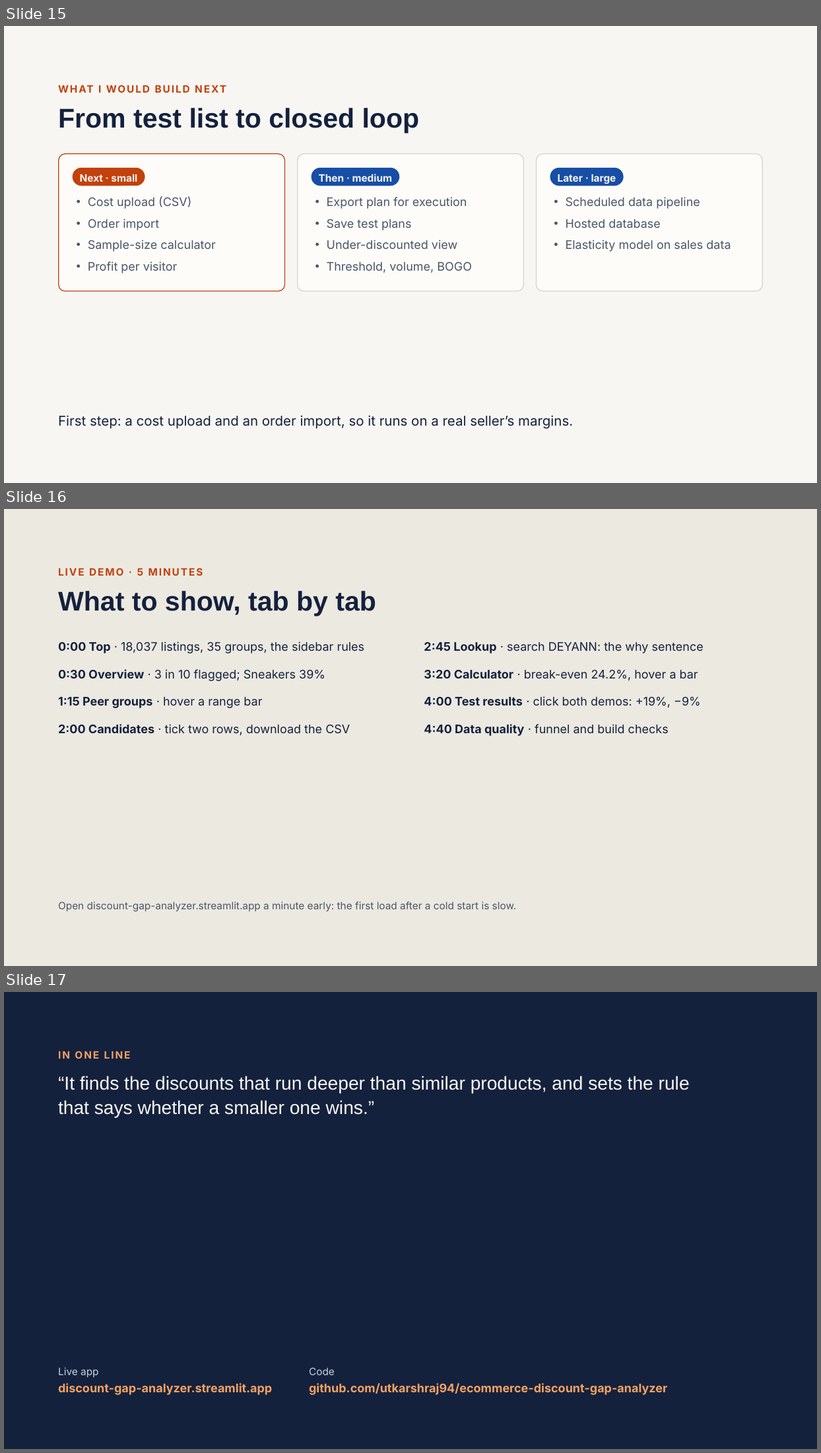
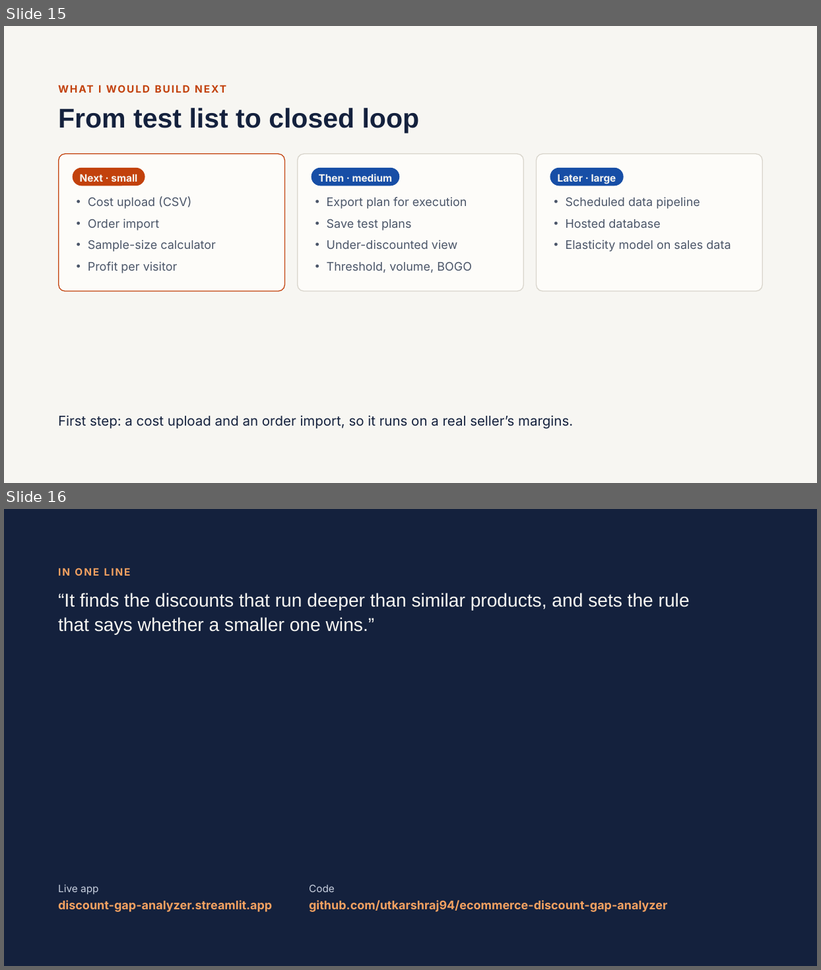
Before and after one commit to utkarshraj94/utkarsh-raj-portfolio, a slide deck: reports/Discount_Gap_Analyzer_Deck.pptx. Shown one above the other, each under a label of ours: slides 15, 16 and 17 before the commit, slides 15 and 16 after it. The pictures are 821x1453 and 821x970 pixels, drawn with LibreOffice and Linux fonts; fonts in the diff are those of the drawing. Boxes give left, top, right and bottom in pixels: in the first picture for what was removed or moved away, otherwise in the second. Text is boxed around its words. In the diff, an @@ line names an element or a change of style, - is before the commit and + after.

Commit message:
Update Discount Gap Analyzer deck

```diff
--- a/reports/Discount_Gap_Analyzer_Deck.pptx
+++ b/reports/Discount_Gap_Analyzer_Deck.pptx
@@ slide 16 removed at (x1=4, y1=509, x2=817, y2=966), background #ECE9E1 @@
@@ text removed at (x1=58, y1=568, x2=203, y2=576) @@
-LIVE DEMO · 5 MINUTES
@@ title removed at (x1=58, y1=591, x2=376, y2=616) @@
-What to show, tab by tab
@@ text removed at (x1=58, y1=642, x2=365, y2=654) @@
-0:00 Top · 18,037 listings, 35 groups, the sidebar rules
@@ text removed at (x1=424, y1=642, x2=704, y2=654) @@
-2:45 Lookup · search DEYANN: the why sentence
@@ text removed at (x1=58, y1=669, x2=325, y2=681) @@
-0:30 Overview · 3 in 10 flagged; Sneakers 39%
@@ text removed at (x1=424, y1=669, x2=698, y2=681) @@
-3:20 Calculator · break-even 24.2%, hover a bar
@@ text removed at (x1=58, y1=697, x2=262, y2=708) @@
-1:15 Peer groups · hover a range bar
@@ text removed at (x1=424, y1=696, x2=701, y2=708) @@
-4:00 Test results · click both demos: +19%, −9%
@@ text removed at (x1=58, y1=724, x2=350, y2=735) @@
-2:00 Candidates · tick two rows, download the CSV
@@ text removed at (x1=424, y1=724, x2=669, y2=736) @@
-4:40 Data quality · funnel and build checks
@@ text removed at (x1=58, y1=902, x2=517, y2=912) @@
-Open discount-gap-analyzer.streamlit.app a minute early: the first load after a cold start is slow.
@@ what was slide 17 is now slide 16 @@
```
